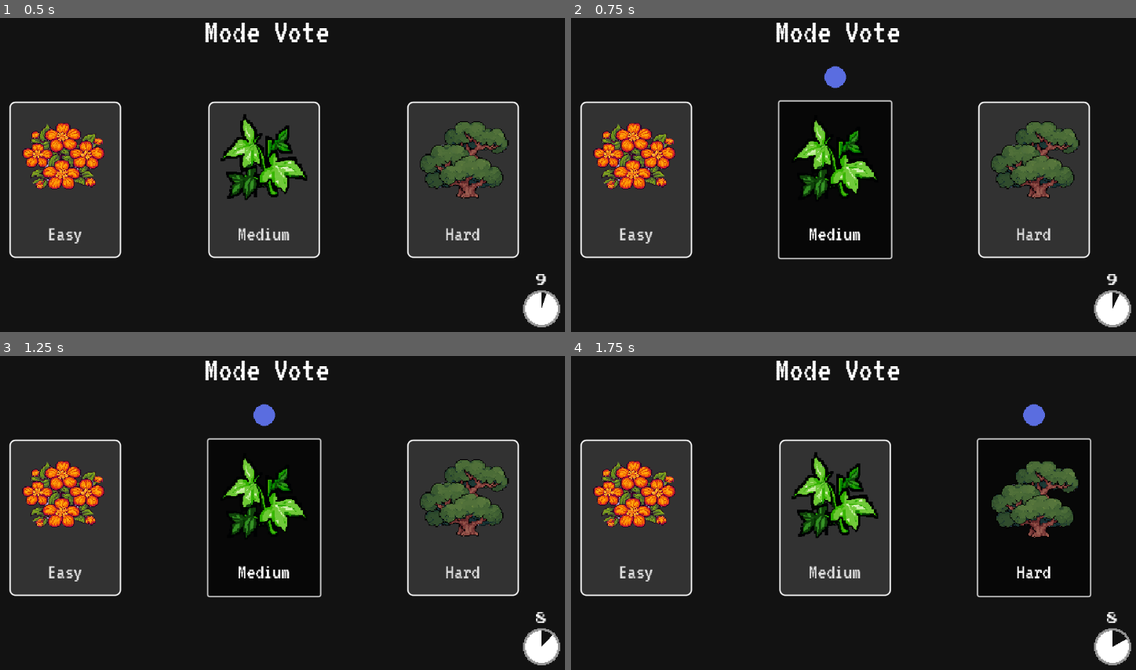
Above: before the commit, frames 1-4 (two rows, left to right).
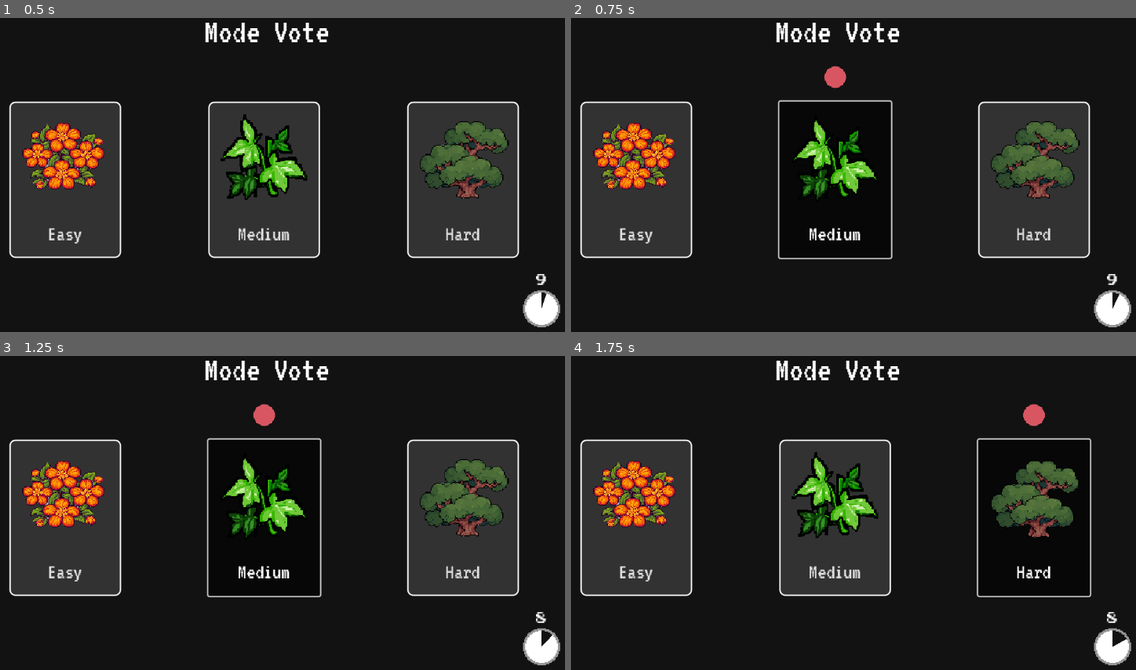
Above: after the commit, the same moments.

Repository: Rice-COMP-460-BB-Group/beatlaner-main
Game: Godot game, scene res://title/difficulty_selector.tscn
Two runs of this game, one before a commit and one after it. Both use one fixed random seed, a clock stepped at 60 frames per second and the inputs below. This scene is started directly instead of the project's main scene. Sound files missing from this copy of the repository are replaced by a short silence.
Inputs:
- Up to frame 1 (0.5 s): no input
- Up to frame 2 (0.75 s): click "Medium" at 0.5 s
- Up to frame 3 (1.25 s): no input
- Up to frame 4 (1.75 s): click "Hard" at 1.25 s

Frame 1 is identical in both runs. In frame 2, 0.2% of the frame differs, in the area x 44-49%, y 15-23%; in frame 3, 0.2%; in frame 4, 0.2%, in the area x 80-84%, y 15-23%.

Commit message:
Fix color of difficulty selector

Diff:
--- a/title/difficulty_selector.gd
+++ b/title/difficulty_selector.gd
@@ -28,7 +28,7 @@
 @rpc("call_local", "any_peer")
 func new_vote(curTeam: Team, toggled_on: bool, difficulty: Difficulty) -> void:
 	var button = get_control_by_difficulty(difficulty).get_node("HBoxContainer")
-	if curTeam == Team.BLUE:
+	if curTeam != Team.BLUE:
 		button = button.get_node("VoteBlue")
 	else:
 		button = button.get_node("VoteRed")
